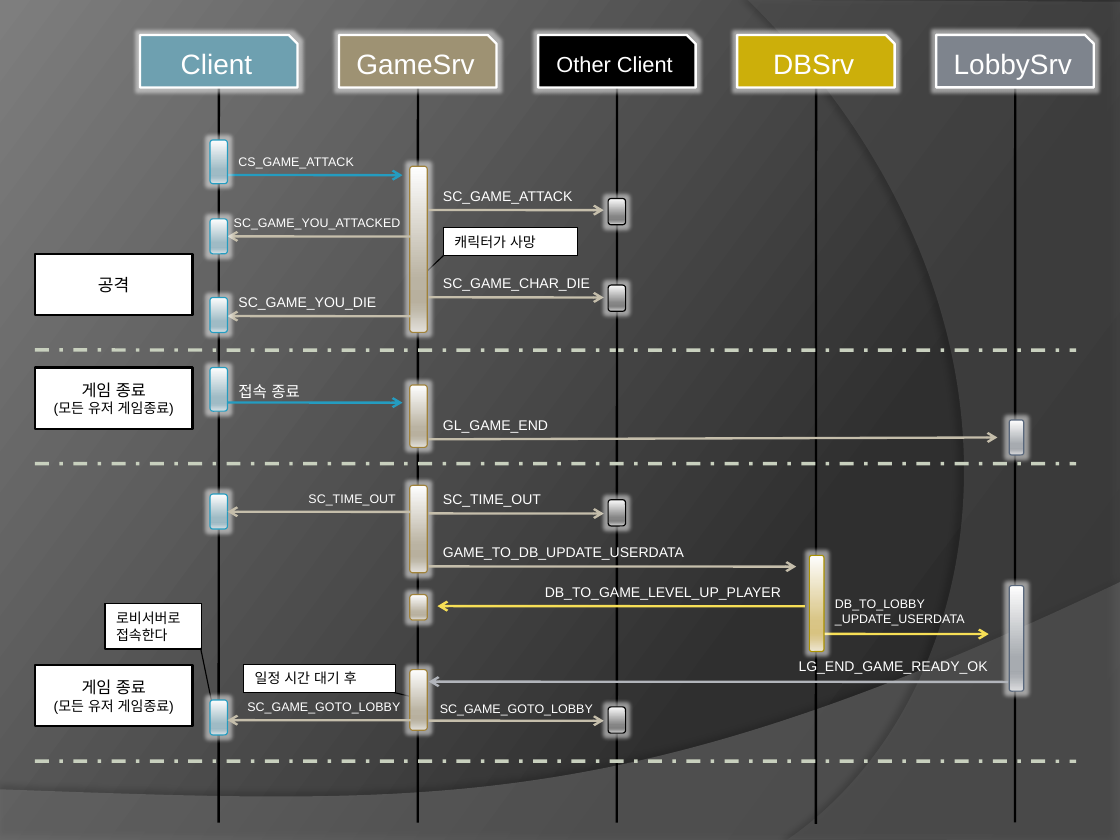
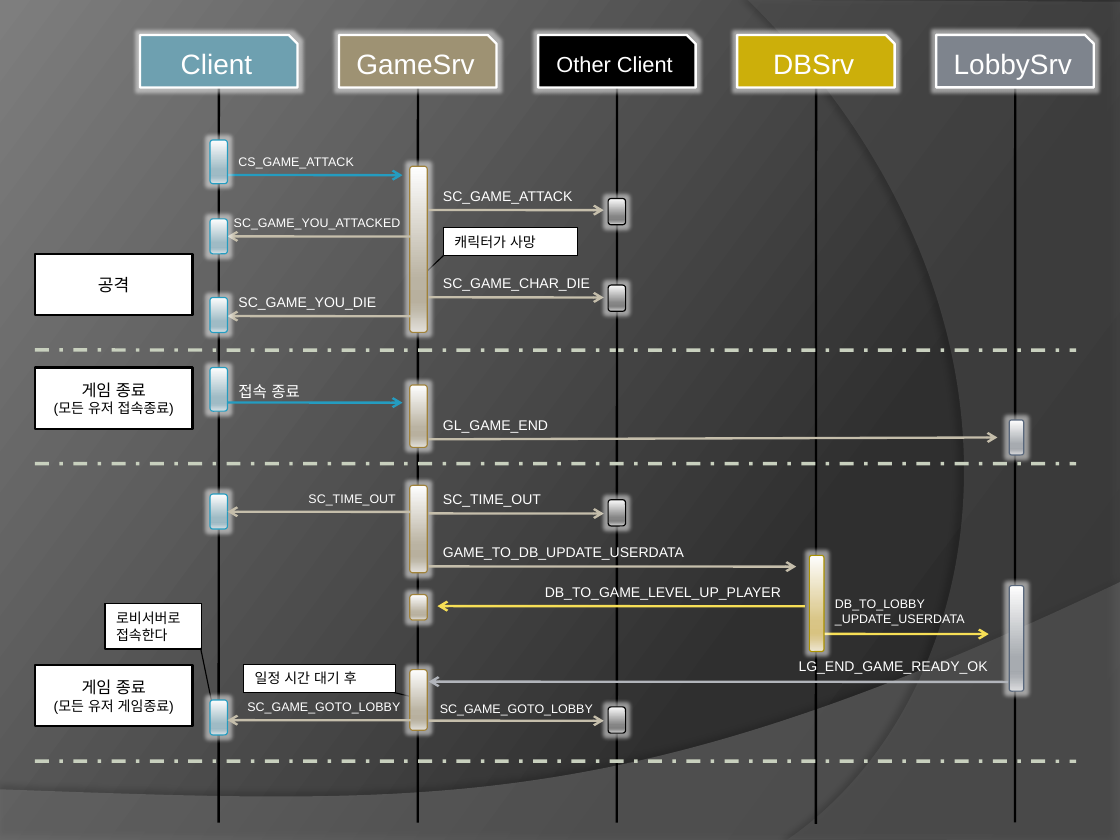
Before and after one commit to opk7977/privateserverlib, a slide deck: slide 13 of wiki/Min 人 Made_Server.pptx. Drawn at 1120x840 pixels with LibreOffice and Linux fonts; fonts in the diff are those of the drawing. Boxes give left, top, right and bottom in pixels: in the first picture for what was removed or moved away, otherwise in the second. Text is boxed around its words. In the diff, an @@ line names an element or a change of style, - is before the commit and + after.

Commit message:
[document] 수정

```diff
--- a/wiki/Min 人 Made_Server.pptx
+++ b/wiki/Min 人 Made_Server.pptx
@@ text in rectangle at [54, 401, 174, 416]: text changed @@
-(모든 유저 게임종료)
+(모든 유저 접속종료)
```
